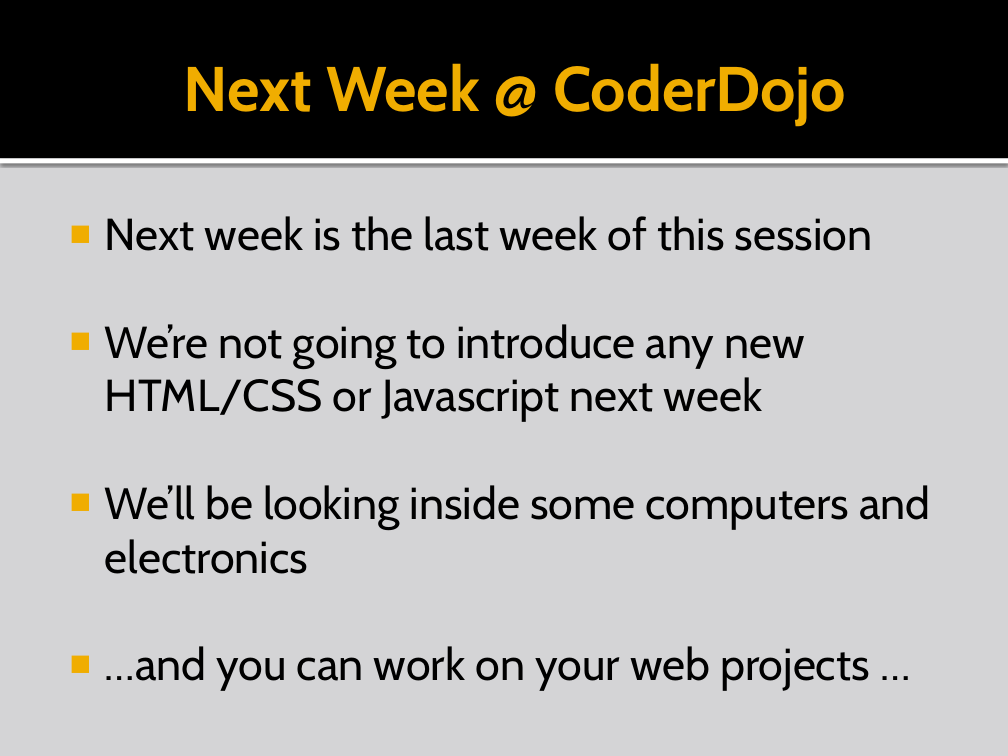
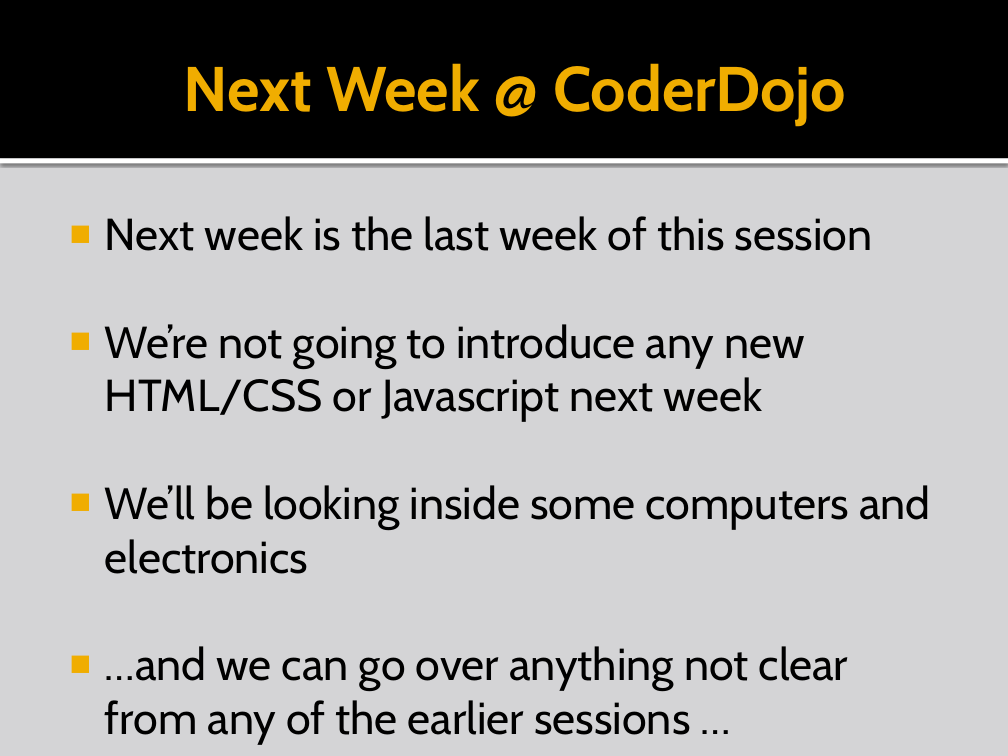
Before and after one commit to liamf/coderdojo-bray, a slide deck: slide 10 of html/presentations/CoderDojoBrayHTML_session5.pptx (slide 8 before the commit). Drawn at 1008x756 pixels with LibreOffice and Linux fonts; fonts in the diff are those of the drawing; background and template pictures are left out. Boxes give left, top, right and bottom in pixels: in the first picture for what was removed or moved away, otherwise in the second. Text is boxed around its words. In the diff, an @@ line names an element or a change of style, - is before the commit and + after.

Commit message:
Tidied up some grammar in the Javascript, added some pages to the presentation, added conditionals to final page.

```diff
--- a/html/presentations/CoderDojoBrayHTML_session5.pptx
+++ b/html/presentations/CoderDojoBrayHTML_session5.pptx
@@ text at (x1=105, y1=646, x2=849, y2=744): text changed @@
-■ …and you can work on your web projects …
+■ …and we can go over anything not clear from any of the earlier sessions …
```
Also in this commit, not shown: 2 other slides changed, 2 slides added, 5 other files.
